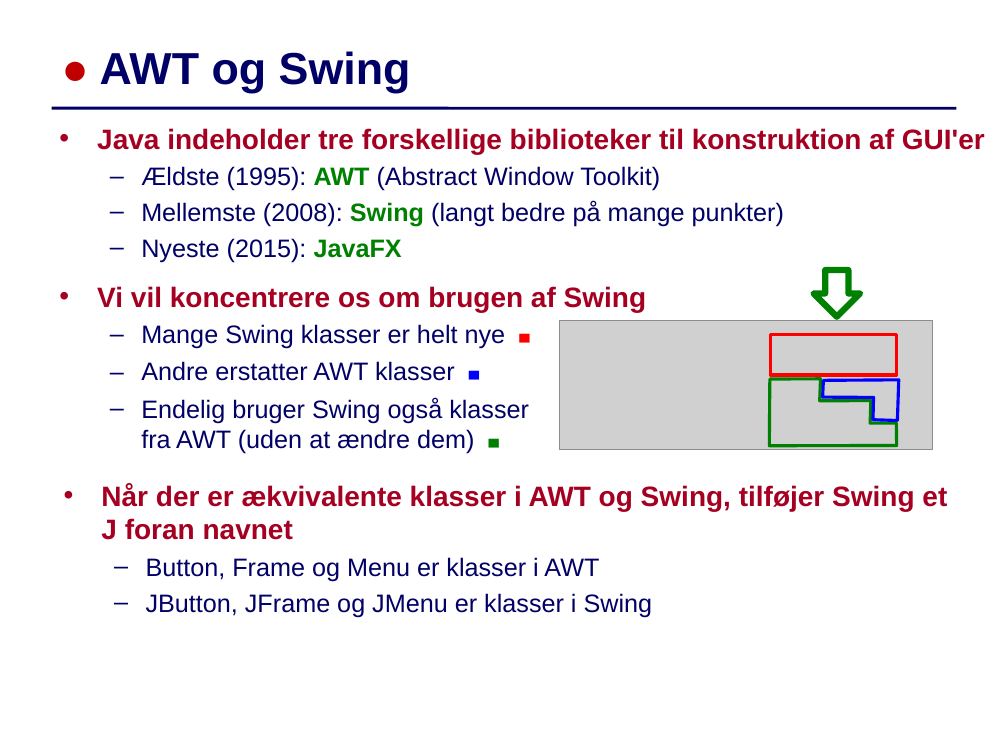
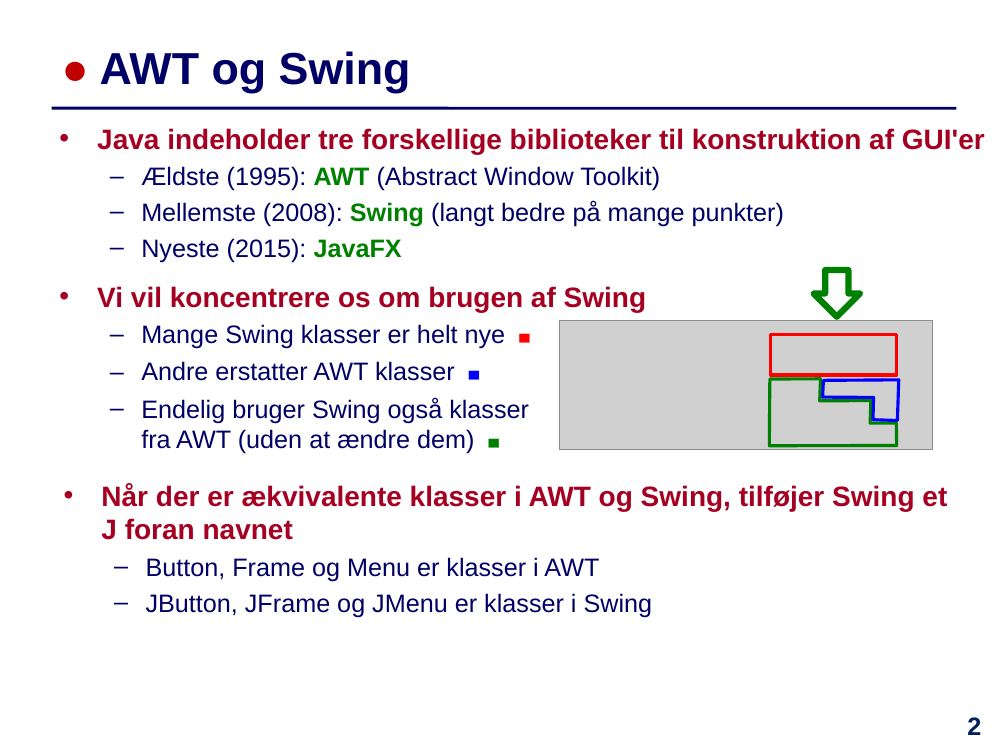
Before and after one commit to IntProgAU/Materiale, a slide deck: slide 2 of web/e25/uge_13/Slides-Uge13.pptx. Drawn at 1008x756 pixels with LibreOffice and Linux fonts; fonts in the diff are those of the drawing; grey boxes stand for pictures. Boxes give left, top, right and bottom in pixels: in the first picture for what was removed or moved away, otherwise in the second. Text is boxed around its words. In the diff, an @@ line names an element or a change of style, - is before the commit and + after.

```diff
--- a/web/e25/uge_13/Slides-Uge13.pptx
+++ b/web/e25/uge_13/Slides-Uge13.pptx
@@ page number added at <box>967,717,981,735</box>, 18 pt, text #002060, bold @@
+2
```
Also in this commit, not shown: 1 other slide changed, 1 other file.
